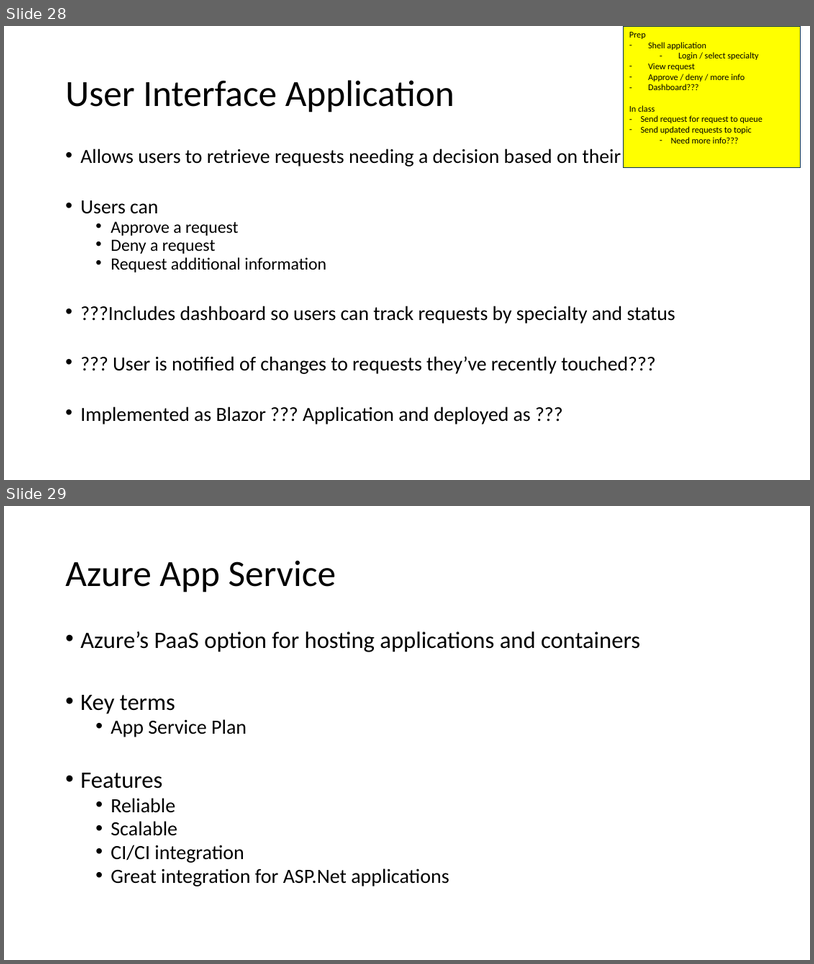
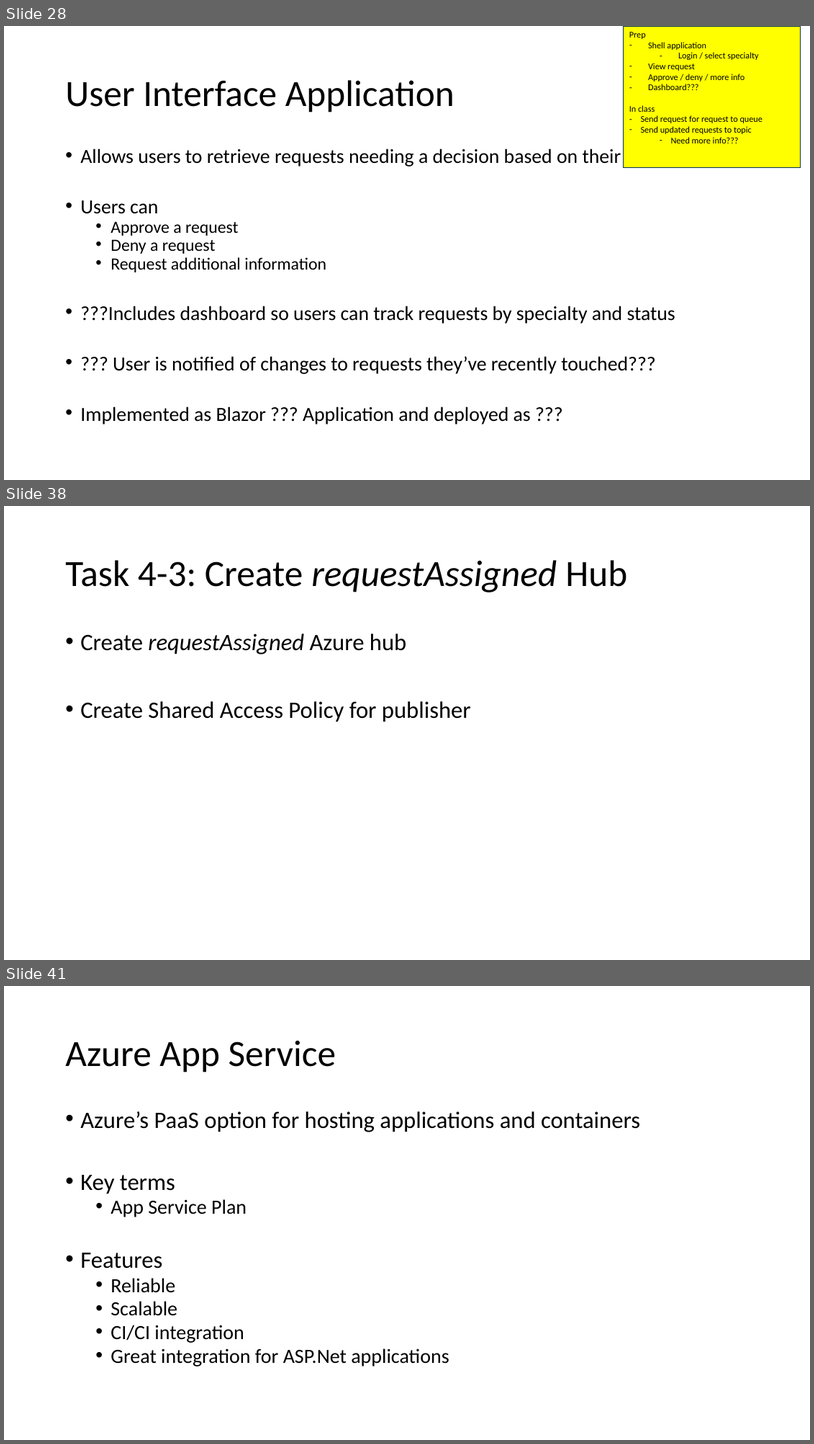
Before and after one commit to scottctr/EdaWorkshop, a slide deck: EventDrivenArchitectureWorkshop.pptx. Shown one above the other, each under a label of ours: slides 28 and 29 before the commit, slides 28, 38 and 41 after it; the slides between them are not shown. The pictures are 814x964 and 814x1444 pixels, drawn with LibreOffice and Linux fonts; fonts in the diff are those of the drawing. Boxes give left, top, right and bottom in pixels: in the first picture for what was removed or moved away, otherwise in the second. Text is boxed around its words. In the diff, an @@ line names an element or a change of style, - is before the commit and + after.

```diff
--- a/EventDrivenArchitectureWorkshop.pptx
+++ b/EventDrivenArchitectureWorkshop.pptx
@@ slide 38 added at box(4, 506, 810, 960), background #FFFFFF @@
@@ title added at box(65, 560, 628, 592), 44 pt, text #000000 @@
+Task 4-3: Create requestAssigned Hub
@@ text added at box(80, 633, 471, 722), 28 pt, text #000000 @@
+• Create requestAssigned Azure hub
+• Create Shared Access Policy for publisher
@@ what was slide 29 is now slide 41 @@
```
Also in this commit, not shown: 7 slides changed, 11 other slides added, 1 other file.
